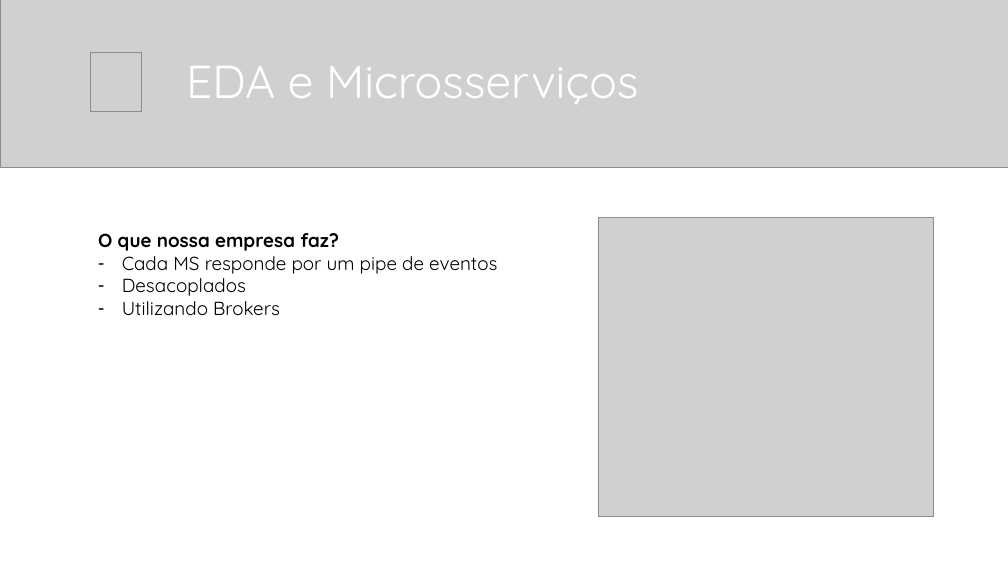
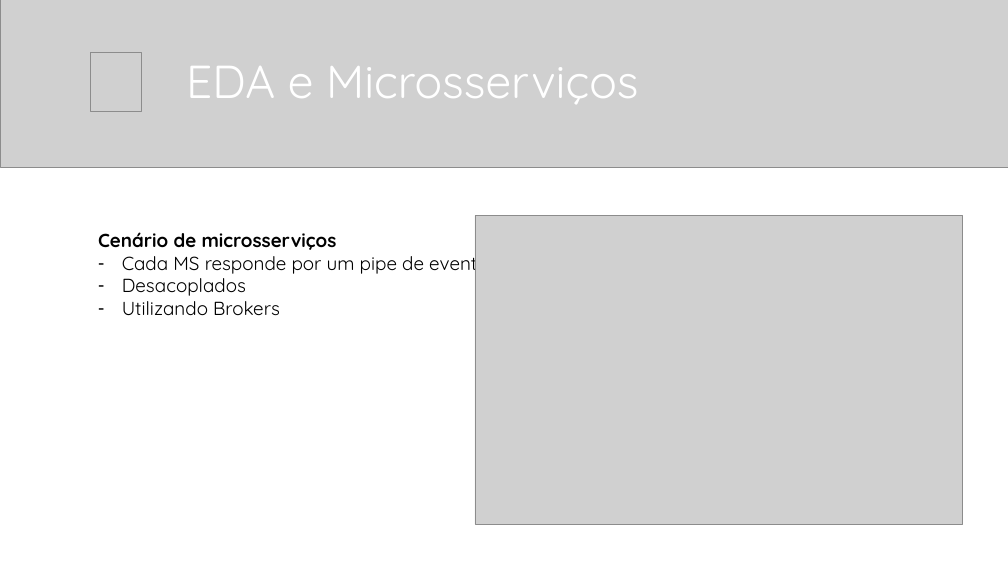
Before and after one commit to balta-io/2810, a slide deck: slide 12 of 2021-08-25_event-driven-architecture.pptx. Drawn at 1008x567 pixels with LibreOffice and Linux fonts; fonts in the diff are those of the drawing; grey boxes stand for pictures. Boxes give left, top, right and bottom in pixels: in the first picture for what was removed or moved away, otherwise in the second. Text is boxed around its words. In the diff, an @@ line names an element or a change of style, - is before the commit and + after.

```diff
--- a/2021-08-25_event-driven-architecture.pptx
+++ b/2021-08-25_event-driven-architecture.pptx
@@ text at [98,232,337,250]: text changed @@
-O que nossa empresa faz?
+Cenário de microsserviços
@@ picture: place and size @@
-picture at [598,218,933,516]
+picture at [475,216,963,524]
```
Also in this commit, not shown: 13 other slides changed, 3 slides added.
